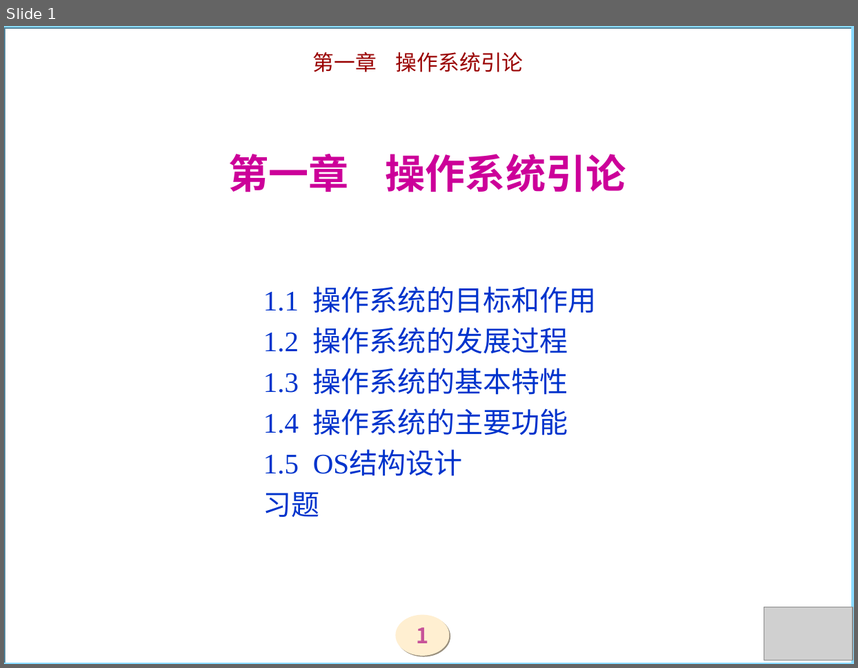
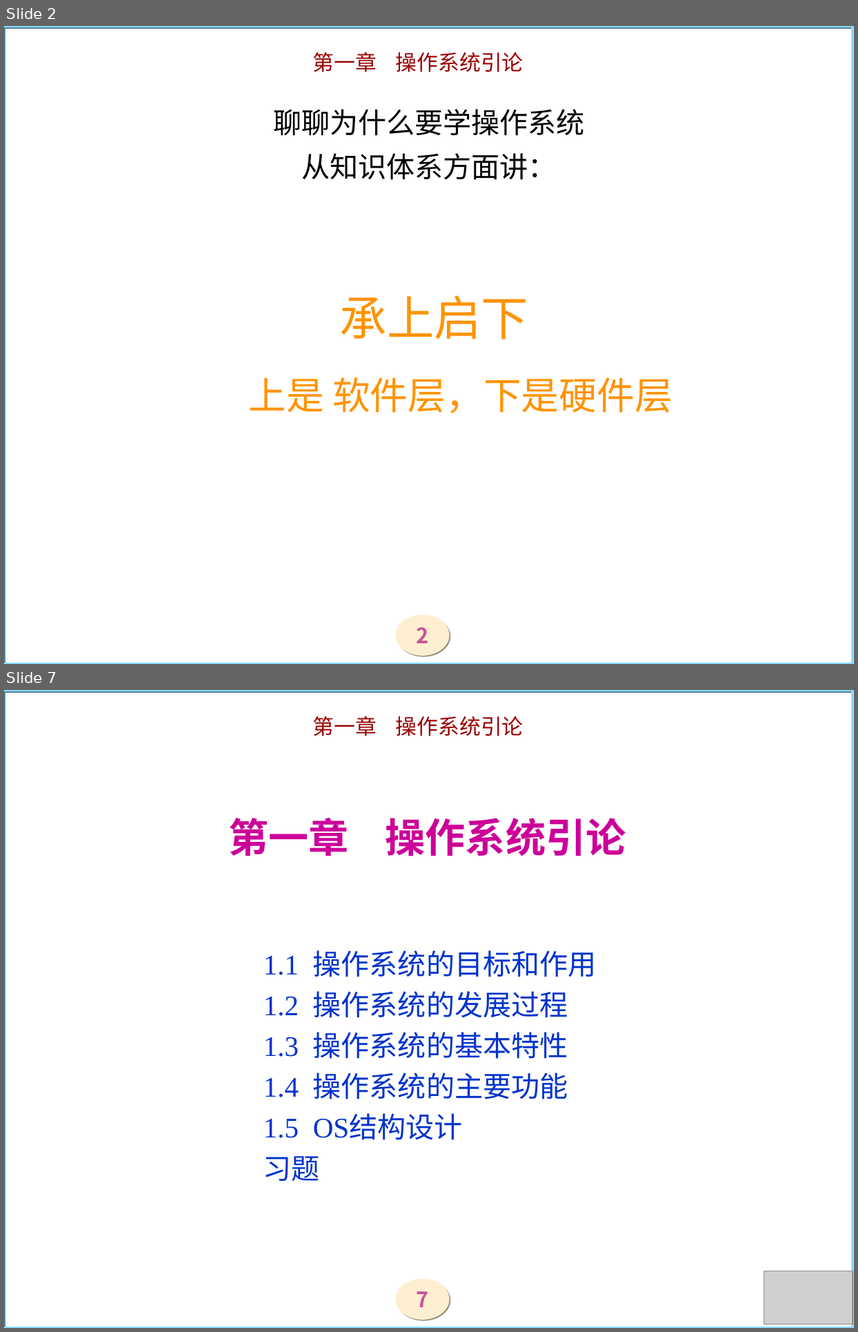
Before and after one commit to zjyesir/hmc_OS, a slide deck: ppt/1操作系统引论.ppt. Shown one above the other, each under a label of ours: slide 1 before the commit, slides 2 and 7 after it; the slides between them are not shown. The pictures are 858x668 and 858x1332 pixels, drawn with LibreOffice and Linux fonts; fonts in the diff are those of the drawing; grey boxes stand for pictures; background and template pictures are left out. Boxes give left, top, right and bottom in pixels: in the first picture for what was removed or moved away, otherwise in the second. Text is boxed around its words. In the diff, an @@ line names an element or a change of style, - is before the commit and + after.

```diff
--- a/ppt/1操作系统引论.ppt
+++ b/ppt/1操作系统引论.ppt
@@ slide 2 added at (4, 26, 854, 664), background picture (left out); not listed: 3 template elements that a slide beside it also shows @@
@@ title added at (248, 109, 673, 413), 24 pt, text #000000 @@
+聊聊为什么要学操作系统
+从知识体系方面讲：
+承上启下
+上是 软件层，下是硬件层
@@ what was slide 1 is now slide 7 @@
@@ page number at (416, 1291, 428, 1307): text changed @@
-1
+7
```
Also in this commit, not shown: 5 other slides added, 1 other file.
